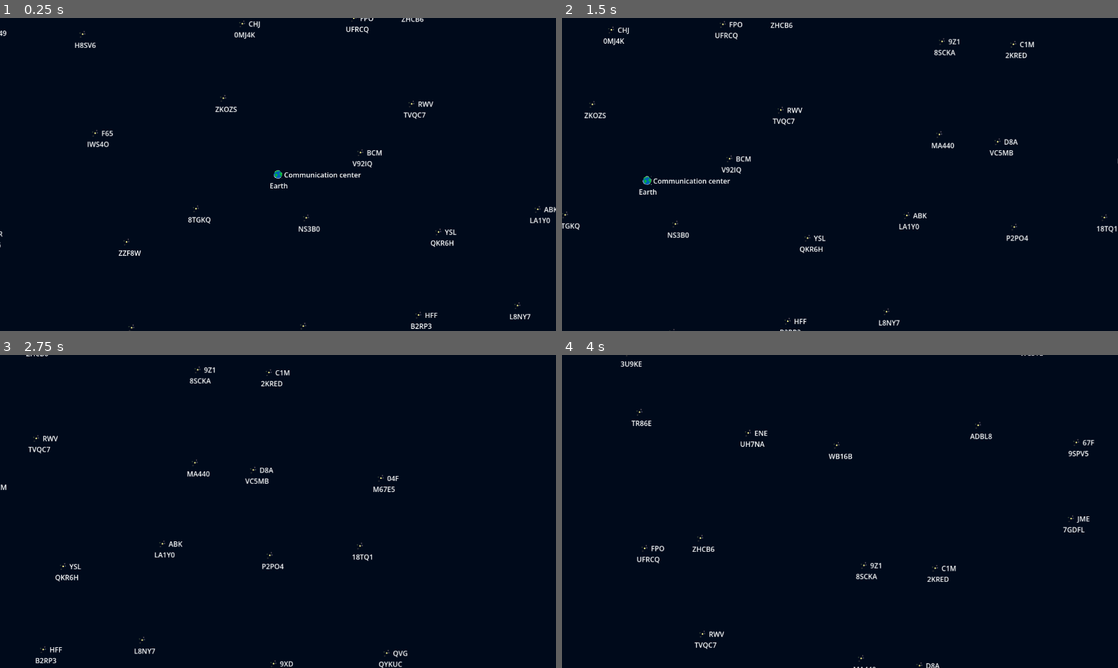
Above: before the commit, frames 1-4 (two rows, left to right).
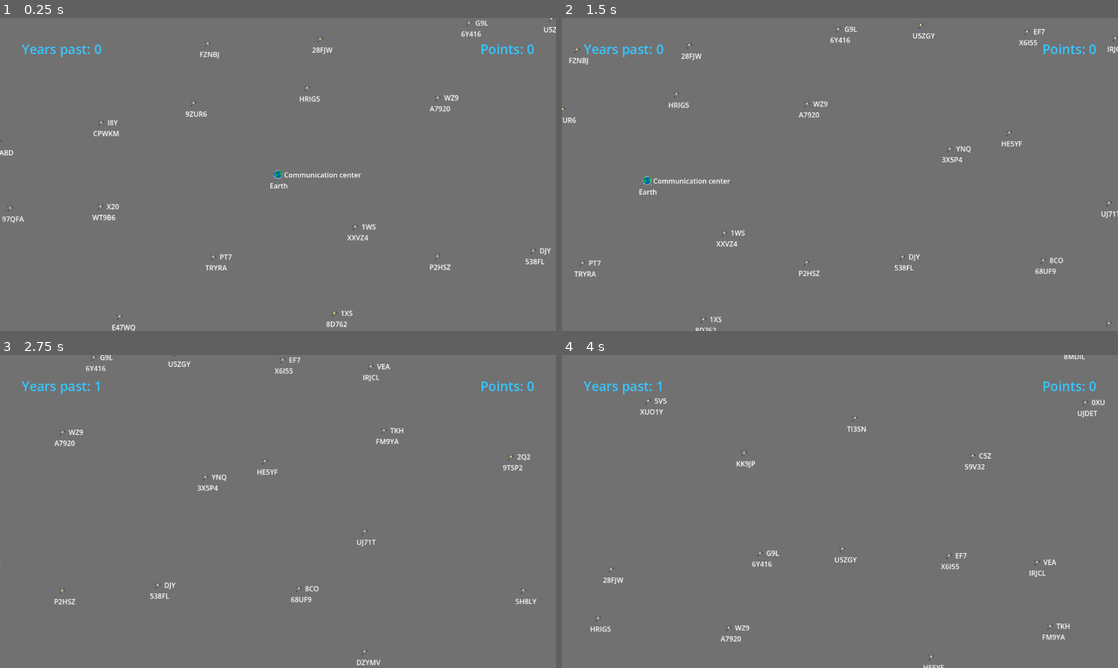
Above: after the commit, the same moments.

Repository: mofcpl/black-forest
Game: Godot game, scene res://game/game.tscn
The game is run twice, just before and just after one commit, with the same random seed, the same clock (stepped at 60 frames per second) and the same inputs. The project has no main scene, so this scene is started directly.
Inputs (mouse positions are in pixels of both pictures, inside the frame that each line leads up to):
- Up to frame 1 (0.25 s): no input
- Up to frame 2 (1.5 s): tap Enter at 0.5 s; move the mouse to (645, 33) at 0.52 s; hold D 0.53-1.28 s; click (645, 33) at 0.67 s; move the mouse to (623, 24) at 1.27 s; hold S from 1.28 s (still down); click (623, 24) at 1.42 s
- Up to frame 3 (2.75 s): tap Space at 2 s; move the mouse to (33, 442) at 2.02 s; release S at 2.03 s; hold D from 2.03 s (still down); click (33, 442) at 2.17 s
- Up to frame 4 (4 s): move the mouse to (600, 439) at 2.77 s; release D at 2.78 s; hold W 2.78-3.53 s; click (600, 439) at 2.92 s; move the mouse to (628, 420) at 3.52 s; hold A from 3.53 s (still down); click (628, 420) at 3.67 s

The runs differ from the first frame. In frame 1, 100% of the frame differs, in the area x 0-100%, y 0-100%; in frame 2, 100%; in frame 3, 100%; in frame 4, 100%.

Commit message:
earth popup

Diff:
--- a/UI/ui.tscn
+++ /dev/null
@@ -1,9 +0,0 @@
-[gd_scene format=3 uid="uid://b7g60yia76t6x"]
-
-[node name="UI" type="Control" unique_id=357798709]
-layout_mode = 3
-anchors_preset = 15
-anchor_right = 1.0
-anchor_bottom = 1.0
-grow_horizontal = 2
-grow_vertical = 2
--- a/base-planet-system/base_planet_system.gd
+++ b/base-planet-system/base_planet_system.gd
@@ -28,19 +28,16 @@
 	selection.visible = value
 
 func _on_area_2d_mouse_entered() -> void:
-	print("[BasePlanetSystem] mouse_entered:", self.id, "global_mouse:", get_global_mouse_position())
 	if selected == false:
 		selection.visible = true
 		selection.modulate.a = 0.2
 
 func _on_area_2d_mouse_exited() -> void:
-	print("[BasePlanetSystem] mouse_exited:", self.id, "global_mouse:", get_global_mouse_position())
 	if selected == false:
 		selection.visible = false
 		selection.modulate.a = 1
 
 func _on_area_2d_input_event(viewport: Node, event: InputEvent, shape_idx: int) -> void:
-	print("[BasePlanetSystem] input_event:", self.id, "event:", event, "viewport_mouse:", viewport.get_mouse_position(), "global_mouse:", get_global_mouse_position())
 	if event is InputEventMouseButton and event.pressed and event.button_index == MOUSE_BUTTON_LEFT:
 		selection.modulate.a = 1
 		set_selected(true)
--- a/enemy-probe/enemy_probe.gd
+++ b/enemy-probe/enemy_probe.gd
@@ -3,6 +3,7 @@
 extends Node2D
 
 var target: PlanetSystem = null
+var activated: bool = false
 
 # Called when the node enters the scene tree for the first time.
 func _ready() -> void:
--- a/enemy-probe/enemy_probe.tscn
+++ b/enemy-probe/enemy_probe.tscn
@@ -1,6 +1,17 @@
 [gd_scene format=3 uid="uid://dwlkcbt6xwcpi"]
 
 [ext_resource type="Script" uid="uid://cy0p4wc0h217r" path="res://enemy-probe/enemy_probe.gd" id="1_wr4hj"]
+[ext_resource type="Texture2D" uid="uid://c60eufl6adjop" path="res://enemy-probe/enemy.png" id="2_rydtg"]
 
 [node name="EnemyProbe" type="Node2D" unique_id=1863429994]
 script = ExtResource("1_wr4hj")
+
+[node name="Picture" type="Sprite2D" parent="." unique_id=1891602257]
+texture = ExtResource("2_rydtg")
+
+[node name="Label" type="Label" parent="." unique_id=1716368621]
+offset_left = -51.0
+offset_top = 5.0
+offset_right = 52.0
+offset_bottom = 28.0
+text = "Enemy probe"
--- a/galactic/galactic.gd
+++ b/galactic/galactic.gd
@@ -15,7 +15,7 @@
 
 # Called when the node enters the scene tree for the first time.
 func _ready() -> void:
-	generate_planet_systems(Vector2(250, 250), 10, 50)
+	generate_planet_systems(Vector2(250, 250), 40, 50)
 	generate_enemy_probes(Vector2(5000, 5000), 2, 1000)
 	_generate_earth()
 
@@ -105,7 +105,7 @@
 			var random_pos: Vector2 = Vector2(random_x, random_y)
 
 			# Create EnemyProbe
-			var enemy_probe: EnemyProbe = EnemyProbe.new()
+			var enemy_probe: EnemyProbe = EnemyProbeScene.instantiate() as EnemyProbe
 			enemy_probe.position = random_pos
 
 			enemy_probes.append(enemy_probe)
--- a/game/game.gd
+++ b/game/game.gd
@@ -1,18 +1,27 @@
 extends Node
 
 @onready var camera: Camera2D = $Camera2D
+@onready var years_past_timer: Timer = $Timer
+@onready var user_interface: UserInterface = $UserInterface
 
 @export var pan_speed: float = 600.0
 @export var mouse_pan_margin: float = 20.0
 
 var discovered_habitable_systems: int = 0
 var selected_planet_system: BasePlanetSystem = null
+var time_pased: int = 0
 
 func _ready() -> void:
 	set_process(true)
 
+func updateTime() -> void:
+	time_pased += 1
+	user_interface.update_time(time_pased)
+
+
 # Called every frame. 'delta' is the elapsed time since the previous frame.
 func _process(delta: float) -> void:
+
 	var dir: Vector2 = Vector2.ZERO
 
 	# Keyboard (WSAD + arrow keys)
@@ -44,6 +53,18 @@
 		camera.global_position += dir * pan_speed * delta
 
 func _on_galactic_planet_system_selected(system: BasePlanetSystem) -> void:
+	if (!user_interface.popup_opened):
+		if selected_planet_system != null:
+			selected_planet_system.set_selected(false)
+		selected_planet_system = system
+		selected_planet_system.set_selected(true)
+		if system is Earth:
+			user_interface.open_popup_earth(system)
+
+func _on_timer_timeout() -> void:
+	updateTime()
+
+func _on_user_interface_close() -> void:
 	if selected_planet_system != null:
 		selected_planet_system.set_selected(false)
-	selected_planet_system = system
+		selected_planet_system = null
--- a/game/game.tscn
+++ b/game/game.tscn
@@ -2,19 +2,22 @@
 
 [ext_resource type="Script" uid="uid://4jlo3ygs5qve" path="res://game/game.gd" id="1_h7iqs"]
 [ext_resource type="PackedScene" uid="uid://47w62anpd2d2" path="res://galactic/galactic.tscn" id="1_l1rk1"]
-[ext_resource type="PackedScene" uid="uid://b7g60yia76t6x" path="res://UI/ui.tscn" id="3_4fuuu"]
+[ext_resource type="PackedScene" uid="uid://b7g60yia76t6x" path="res://user-interface/user-interface.tscn" id="3_4fuuu"]
 
 [node name="Game" type="Node" unique_id=1184323287]
 script = ExtResource("1_h7iqs")
-
-[node name="UI" parent="." unique_id=357798709 instance=ExtResource("3_4fuuu")]
-offset_left = -9.0
-offset_top = 44.0
-offset_right = -9.0
-offset_bottom = 44.0
 
 [node name="Galactic" parent="." unique_id=1427034799 instance=ExtResource("1_l1rk1")]
 
 [node name="Camera2D" type="Camera2D" parent="." unique_id=1312248574]
 
+[node name="UserInterface" parent="." unique_id=357798709 instance=ExtResource("3_4fuuu")]
+metadata/_edit_use_anchors_ = true
+
+[node name="Timer" type="Timer" parent="." unique_id=540703867]
+wait_time = 2.0
+autostart = true
+
 [connection signal="planet_system_selected" from="Galactic" to="." method="_on_galactic_planet_system_selected"]
+[connection signal="close" from="UserInterface" to="." method="_on_user_interface_close"]
+[connection signal="timeout" from="Timer" to="." method="_on_timer_timeout"]
--- a/laser-signal/laser_signal.gd
+++ b/laser-signal/laser_signal.gd
@@ -1,11 +1,9 @@
 extends RelayStation
-
 
 # Called when the node enters the scene tree for the first time.
 func _ready() -> void:
 	pass # Replace with function body.
 
-
 # Called every frame. 'delta' is the elapsed time since the previous frame.
 func _process(delta: float) -> void:
 	pass
--- /dev/null
+++ b/popup-earth/popup-earth.tscn
@@ -0,0 +1,63 @@
+[gd_scene format=3 uid="uid://bsvq7teyrj3an"]
+
+[ext_resource type="Theme" uid="uid://ir73xvl6gyso" path="res://public/new_theme.tres" id="1_nxvlk"]
+[ext_resource type="Script" uid="uid://cqw4hbdjt0611" path="res://popup-earth/popup_earth.gd" id="2_ftgfg"]
+
+[node name="PopupEarth" type="Control" unique_id=1321280207]
+layout_mode = 3
+anchors_preset = 15
+anchor_right = 1.0
+anchor_bottom = 1.0
+offset_right = -1280.0
+offset_bottom = -720.0
+grow_horizontal = 2
+grow_vertical = 2
+theme = ExtResource("1_nxvlk")
+script = ExtResource("2_ftgfg")
+
+[node name="Panel" type="Panel" parent="." unique_id=1583684165]
+layout_mode = 0
+offset_right = 276.0
+offset_bottom = 197.0
+
+[node name="MarginContainer" type="MarginContainer" parent="Panel" unique_id=395234878]
+layout_mode = 1
+anchors_preset = -1
+anchor_right = 1.0
+anchor_bottom = 1.0
+grow_horizontal = 2
+grow_vertical = 2
+
+[node name="HBoxContainer" type="VBoxContainer" parent="Panel/MarginContainer" unique_id=837585668]
+layout_mode = 2
+
+[node name="VBoxContainer" type="VBoxContainer" parent="Panel/MarginContainer/HBoxContainer" unique_id=2002293959]
+layout_mode = 2
+
+[node name="PlanetSystemName" type="Label" parent="Panel/MarginContainer/HBoxContainer/VBoxContainer" unique_id=1885142367]
+layout_mode = 2
+size_flags_vertical = 0
+theme_override_font_sizes/font_size = 30
+text = "Earth"
+
+[node name="StationName" type="Label" parent="Panel/MarginContainer/HBoxContainer/VBoxContainer" unique_id=1702471833]
+layout_mode = 2
+text = "Communication Center"
+
+[node name="VBoxContainer2" type="VBoxContainer" parent="Panel/MarginContainer/HBoxContainer" unique_id=524944766]
+layout_mode = 2
+size_flags_vertical = 3
+alignment = 1
+
+[node name="Ping" type="Button" parent="Panel/MarginContainer/HBoxContainer/VBoxContainer2" unique_id=1010587379]
+layout_mode = 2
+size_flags_vertical = 4
+text = "PING
+"
+
+[node name="Close" type="Button" parent="Panel/MarginContainer/HBoxContainer/VBoxContainer2" unique_id=539025517]
+layout_mode = 2
+text = "Close"
+
+[connection signal="pressed" from="Panel/MarginContainer/HBoxContainer/VBoxContainer2/Ping" to="." method="_on_button_pressed"]
+[connection signal="pressed" from="Panel/MarginContainer/HBoxContainer/VBoxContainer2/Close" to="." method="_on_close_pressed"]
--- /dev/null
+++ b/popup-earth/popup_earth.gd
@@ -0,0 +1,24 @@
+class_name PopupEarth
+
+extends Control
+
+signal ping()
+signal close()
+
+@onready var planet_system_name_label: Label = $Panel/MarginContainer/HBoxContainer/VBoxContainer/PlanetSystemName
+@onready var relay_system_name_label: Label = $Panel/MarginContainer/HBoxContainer/VBoxContainer/StationName
+
+var planet_system: BasePlanetSystem = null
+
+func _ready() -> void:
+	planet_system_name_label.text = planet_system.id
+	relay_system_name_label.text = planet_system.station.id
+
+func initialize(planet_system: BasePlanetSystem) -> void:
+	self.planet_system = planet_system
+
+func _on_button_pressed() -> void:
+	ping.emit()
+
+func _on_close_pressed() -> void:
+	close.emit()
--- /dev/null
+++ b/popup-planet-system/popup-planet-system.tscn
@@ -0,0 +1,78 @@
+[gd_scene format=3 uid="uid://deg0uiwfnnft4"]
+
+[ext_resource type="Theme" uid="uid://ir73xvl6gyso" path="res://public/new_theme.tres" id="1_rxxiy"]
+[ext_resource type="Script" uid="uid://ojbwihye11fv" path="res://popup-planet-system/popup_planet_system.gd" id="2_gp3mg"]
+
+[node name="PopupPlanetSystem" type="Control" unique_id=1321280207]
+layout_mode = 3
+anchors_preset = 15
+anchor_right = 1.0
+anchor_bottom = 1.0
+offset_right = -1280.0
+offset_bottom = -720.0
+grow_horizontal = 2
+grow_vertical = 2
+theme = ExtResource("1_rxxiy")
+script = ExtResource("2_gp3mg")
+
+[node name="Panel" type="Panel" parent="." unique_id=1583684165]
+layout_mode = 0
+offset_right = 281.0
+offset_bottom = 289.0
+
+[node name="MarginContainer" type="MarginContainer" parent="Panel" unique_id=395234878]
+clip_contents = true
+layout_mode = 1
+anchors_preset = -1
+anchor_right = 1.0
+anchor_bottom = 1.0
+grow_horizontal = 2
+grow_vertical = 2
+
+[node name="HBoxContainer" type="VBoxContainer" parent="Panel/MarginContainer" unique_id=837585668]
+layout_mode = 2
+
+[node name="VBoxContainer" type="VBoxContainer" parent="Panel/MarginContainer/HBoxContainer" unique_id=2002293959]
+layout_mode = 2
+
+[node name="PlanetSystemName" type="Label" parent="Panel/MarginContainer/HBoxContainer/VBoxContainer" unique_id=1885142367]
+layout_mode = 2
+size_flags_vertical = 0
+theme_override_font_sizes/font_size = 30
+text = "System name"
+
+[node name="StationName" type="Label" parent="Panel/MarginContainer/HBoxContainer/VBoxContainer" unique_id=1702471833]
+layout_mode = 2
+text = "Relay name"
+
+[node name="VBoxContainer2" type="VBoxContainer" parent="Panel/MarginContainer/HBoxContainer" unique_id=524944766]
+layout_mode = 2
+size_flags_vertical = 3
+alignment = 1
+
+[node name="CheckButton" type="CheckButton" parent="Panel/MarginContainer/HBoxContainer/VBoxContainer2" unique_id=316879326]
+layout_mode = 2
+text = "Enabled"
+
+[node name="OptionButton" type="OptionButton" parent="Panel/MarginContainer/HBoxContainer/VBoxContainer2" unique_id=1829342653]
+layout_mode = 2
+item_count = 2
+popup/item_0/text = "A"
+popup/item_0/id = 0
+popup/item_1/text = "B"
+popup/item_1/id = 1
+
+[node name="Ping" type="Button" parent="Panel/MarginContainer/HBoxContainer/VBoxContainer2" unique_id=1010587379]
+layout_mode = 2
+size_flags_vertical = 4
+text = "PING
+"
+
+[node name="Close" type="Button" parent="Panel/MarginContainer/HBoxContainer" unique_id=1361360906]
+layout_mode = 2
+text = "Close"
+
+[connection signal="toggled" from="Panel/MarginContainer/HBoxContainer/VBoxContainer2/CheckButton" to="." method="_on_check_button_toggled"]
+[connection signal="item_selected" from="Panel/MarginContainer/HBoxContainer/VBoxContainer2/OptionButton" to="." method="_on_option_button_item_selected"]
+[connection signal="pressed" from="Panel/MarginContainer/HBoxContainer/VBoxContainer2/Ping" to="." method="_on_ping_pressed"]
+[connection signal="pressed" from="Panel/MarginContainer/HBoxContainer/Close" to="." method="_on_close_pressed"]
--- /dev/null
+++ b/popup-planet-system/popup_planet_system.gd
@@ -0,0 +1,34 @@
+class_name PopupPlanetSystem
+
+extends Control
+
+signal ping()
+signal enabled(is_enabled: bool)
+signal target(system: BasePlanetSystem)
+signal close()
+
+@onready var planet_system_name_label: Label = $Panel/MarginContainer/HBoxContainer/VBoxContainer/PlanetSystemName
+@onready var relay_system_name_label: Label = $Panel/MarginContainer/HBoxContainer/VBoxContainer/StationName
+@onready var target_menu: OptionButton = $Panel/MarginContainer/HBoxContainer/VBoxContainer2/OptionButton
+
+var systems_in_range: Array[BasePlanetSystem] = []
+var planet_system: BasePlanetSystem = null
+
+func _ready() -> void:
+	planet_system_name_label.text = planet_system.id
+	relay_system_name_label.text = planet_system.station.id
+
+func initialize(planet_system: BasePlanetSystem) -> void:
+	self.planet_system = planet_system
+
+func _on_ping_pressed() -> void:
+	ping.emit()
+
+func _on_close_pressed() -> void:
+	close.emit()
+
+func _on_check_button_toggled(toggled_on: bool) -> void:
+	enabled.emit(toggled_on)
+
+func _on_option_button_item_selected(index: int) -> void:
+	target.emit(systems_in_range[index])
--- a/project.godot
+++ b/project.godot
@@ -12,6 +12,7 @@
 
 config/name="Black forest"
 config/features=PackedStringArray("4.6", "GL Compatibility")
+boot_splash/bg_color=Color(0.3741394, 0.37413922, 0.37413916, 1)
 config/icon="res://icon.svg"
 
 [display]
@@ -29,4 +30,4 @@
 rendering_device/driver.windows="d3d12"
 renderer/rendering_method="gl_compatibility"
 renderer/rendering_method.mobile="gl_compatibility"
-environment/defaults/default_clear_color=Color(0, 0.038927913, 0.10589539, 1)
+environment/defaults/default_clear_color=Color(0.4415911, 0.4429073, 0.44650334, 1)
--- /dev/null
+++ b/public/new_theme.tres
@@ -0,0 +1,7 @@
+[gd_resource type="Theme" format=3 uid="uid://ir73xvl6gyso"]
+
+[resource]
+MarginContainer/constants/margin_bottom = 10
+MarginContainer/constants/margin_left = 10
+MarginContainer/constants/margin_right = 10
+MarginContainer/constants/margin_top = 10
--- /dev/null
+++ b/user-interface/user-interface.gd
@@ -0,0 +1,47 @@
+class_name UserInterface
+
+extends CanvasLayer
+
+signal ping_earth()
+signal close()
+
+var PopupEarthScene = preload("res://popup-earth/popup-earth.tscn")
+var PopupPlanetSystemScene = preload("res://popup-planet-system/popup-planet-system.tscn")
+
+@onready var time: Label = $MarginContainer/Time
+@onready var points: Label = $MarginContainer/Points
+@onready var container: MarginContainer = $MarginContainer
+
+var current_popup: Control = null
+var popup_opened: bool = false
+
+func update_time(time: int) -> void:
+	self.time.text = "Years past: " + str(time)
+
+func update_points(points: int) -> void:
+	self.points.text = "Points: " + str(points)
+
+func open_popup_earth(earth: Earth) -> void:
+	var popup: PopupEarth = PopupEarthScene.instantiate() as PopupEarth
+	popup.initialize(earth)
+	container.add_child(popup)
+	popup.size_flags_vertical = Control.SIZE_SHRINK_CENTER
+	popup.size_flags_horizontal = Control.SIZE_SHRINK_CENTER
+	current_popup = popup
+	popup.ping.connect(on_ping_earth)
+	popup.close.connect(close_popup)
+	popup_opened = true
+
+func open_popup_planet_system(system: BasePlanetSystem, systems_in_range: Array[BasePlanetSystem]) -> void:
+	var popup: PopupPlanetSystem = PopupPlanetSystemScene.instantiate() as PopupPlanetSystem
+	#popup.initialize(system, systems_in_range)
+
+func close_popup() -> void:
+	if current_popup != null:
+		current_popup.queue_free()
+		current_popup = null
+		close.emit()
+	popup_opened = false
+
+func on_ping_earth() -> void:
+	emit_signal("ping_earth")
--- /dev/null
+++ b/user-interface/user-interface.tscn
@@ -0,0 +1,33 @@
+[gd_scene format=3 uid="uid://b7g60yia76t6x"]
+
+[ext_resource type="Script" uid="uid://b252c832uupqo" path="res://user-interface/user-interface.gd" id="1_2fwl4"]
+
+[node name="UserInterface" type="CanvasLayer" unique_id=944404551]
+script = ExtResource("1_2fwl4")
+
+[node name="MarginContainer" type="MarginContainer" parent="." unique_id=1777517609]
+anchors_preset = 15
+anchor_right = 1.0
+anchor_bottom = 1.0
+grow_horizontal = 2
+grow_vertical = 2
+theme_override_constants/margin_left = 50
+theme_override_constants/margin_top = 50
+theme_override_constants/margin_right = 50
+theme_override_constants/margin_bottom = 50
+
+[node name="Time" type="Label" parent="MarginContainer" unique_id=1683226710]
+layout_mode = 2
+size_flags_horizontal = 0
+size_flags_vertical = 0
+theme_override_colors/font_color = Color(0.21568628, 0.7764706, 1, 1)
+theme_override_font_sizes/font_size = 30
+text = "Years past: 0"
+
+[node name="Points" type="Label" parent="MarginContainer" unique_id=927399428]
+layout_mode = 2
+size_flags_horizontal = 8
+size_flags_vertical = 0
+theme_override_colors/font_color = Color(0.21568628, 0.7764706, 1, 1)
+theme_override_font_sizes/font_size = 30
+text = "Points: 0"
Binary file added: enemy-probe/enemy.png
Not shown, added: enemy-probe/enemy.png.import
Not shown, added: popup-earth/popup_earth.gd.uid
Not shown, added: popup-planet-system/popup_planet_system.gd.uid
Not shown, added: user-interface/user-interface.gd.uid
